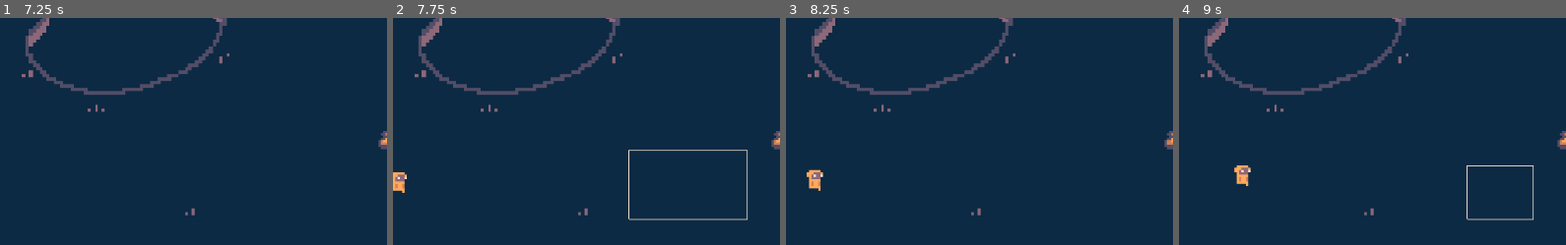
Above: before the commit, frames 1-4 (left to right).
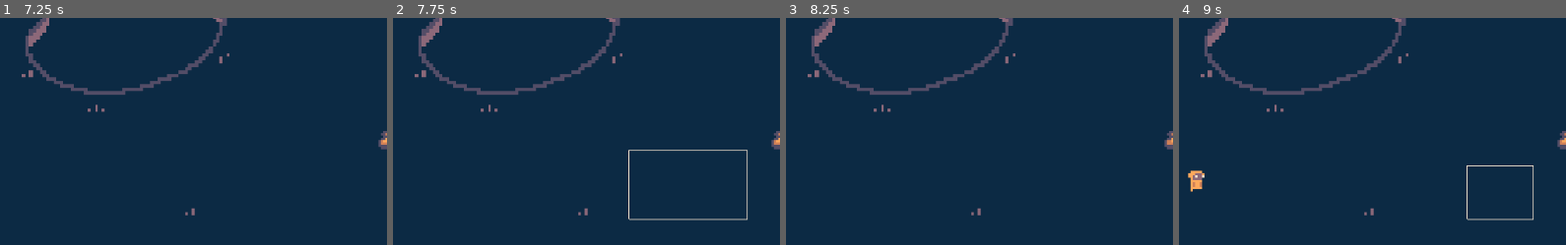
Above: after the commit, the same moments.

Repository: Michael12309/Ludum-Dare-52
Game: Godot game, scene res://Main.tscn
The game is run twice, just before and just after one commit, with the same random seed, the same clock (stepped at 60 frames per second) and the same inputs. This scene is started directly instead of the project's main scene.
Inputs (mouse positions are % of the whole screen's width and height, from its top left):
- Up to frame 1 (7.25 s): tap Enter at 0.5 s; drag from (66, 24) to (52, 52) at 0.52 s; drag from (30, 54) to (46, 70) at 1.27 s; move the mouse to (61, 27) at 2.02 s; click (61, 27) at 2.17 s; drag from (46, 70) to (20, 34) at 2.77 s; move the mouse to (81, 65) at 3.52 s; click (81, 65) at 3.67 s; drag from (20, 34) to (36, 24) at 4.27 s; move the mouse to (56, 49) at 5.02 s; click (56, 49) at 5.17 s; drag from (36, 24) to (52, 52) at 5.77 s; move the mouse to (73, 44) at 6.52 s; click (73, 44) at 6.67 s
- Up to frame 2 (7.75 s): drag from (30, 54) to (46, 70) at 7.27 s
- Up to frame 3 (8.25 s): move the mouse to (61, 27) at 8.02 s; click (61, 27) at 8.17 s
- Up to frame 4 (9 s): drag from (46, 70) to (20, 34) at 8.77 s
The pictures show only the part of the screen within x 0-50%, y 25-75%; the shares and areas given below are measured in that part.

Frame 1 is identical in both runs. In frame 2, 0.3% of the frame differs, in the area x 0-4%, y 67-78%; in frame 3, 0.3%; in frame 4, 0.6%, in the area x 2-19%, y 64-77%.

Commit message:
reduce enemy spawning

Diff:
--- a/HUDScript.gd
+++ b/HUDScript.gd
@@ -73,7 +73,7 @@
 func _on_Button_pressed():
 	if (not outro):
 		wood_count -= house_cost
-		house_cost = round(house_cost * 3.8)
+		house_cost = round(house_cost * 3.2)
 		housing_count += 2
 		emit_signal("build_house")
 
--- a/Main.tscn
+++ b/Main.tscn
@@ -110,7 +110,7 @@
 autostart = true
 
 [node name="ShortenEnemySpawn" type="Timer" parent="."]
-wait_time = 10.0
+wait_time = 12.0
 autostart = true
 
 [node name="EnemySpawn1" type="Node2D" parent="."]
@@ -126,12 +126,7 @@
 position = Vector2( 281, 644 )
 
 [node name="AllowVillagerArrive" type="Timer" parent="."]
-wait_time = 25.0
-autostart = true
-
-[node name="FirstEnemyArrive" type="Timer" parent="."]
-wait_time = 6.0
-one_shot = true
+wait_time = 21.0
 autostart = true
 
 [node name="HoursLived" type="Label" parent="."]
@@ -147,6 +142,11 @@
 wait_time = 3.0
 autostart = true
 
+[node name="FirstEnemyArrive" type="Timer" parent="."]
+wait_time = 7.0
+one_shot = true
+autostart = true
+
 [connection signal="build_house" from="HUD" to="." method="_on_HUD_build_house"]
 [connection signal="food_death" from="HUD" to="." method="_on_HUD_food_death"]
 [connection signal="freeze_death" from="YSort/Fire" to="." method="_on_Fire_freeze_death"]
Not shown: 1 places in Main.tscn that only renumber resources
